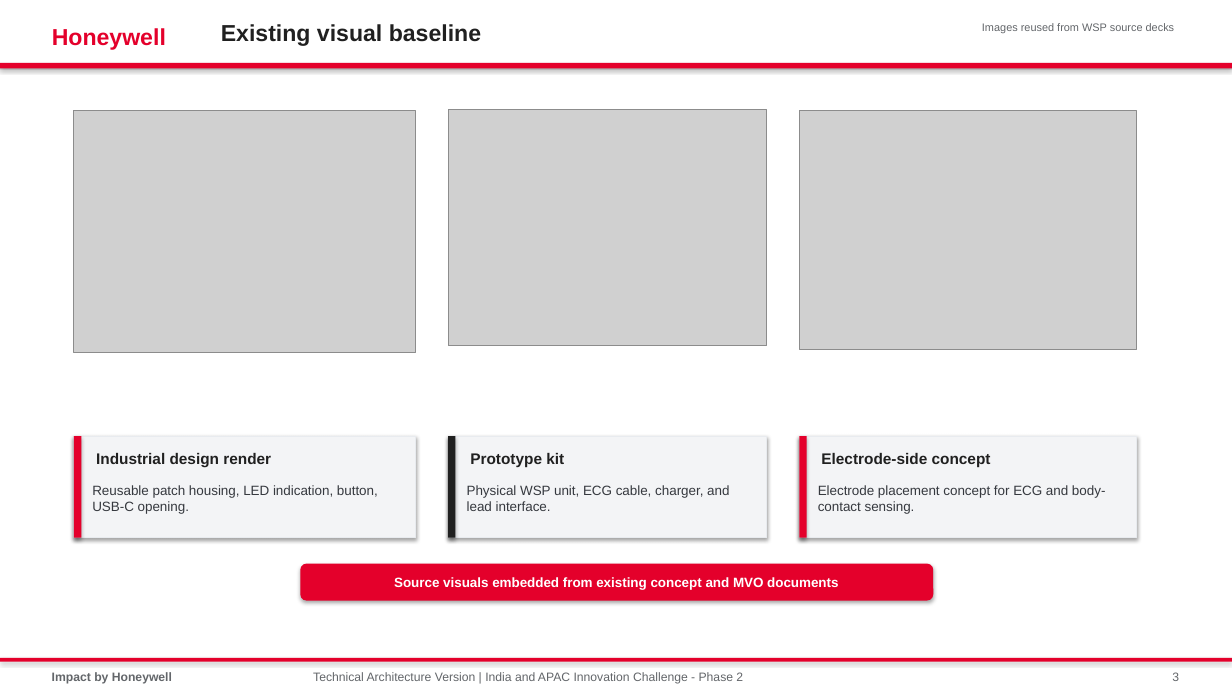
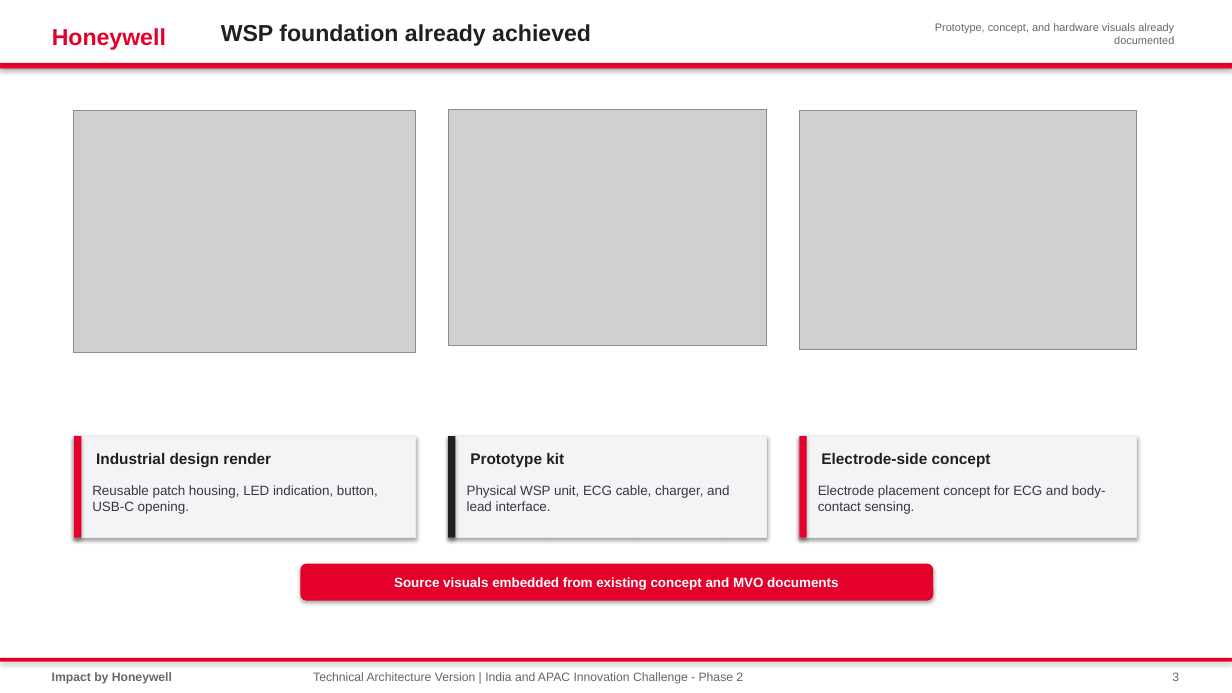
Before and after one commit to shyamnexus/HON_WSP_Innovation_Challenge, a slide deck: slide 3 of India_APAC_Innovation_Challenge_Phase2_Technical_Architecture_Version.pptx. Drawn at 1232x693 pixels with LibreOffice and Linux fonts; fonts in the diff are those of the drawing; grey boxes stand for pictures. Boxes give left, top, right and bottom in pixels: in the first picture for what was removed or moved away, otherwise in the second. Text is boxed around its words. In the diff, an @@ line names an element or a change of style, - is before the commit and + after.

```diff
--- a/India_APAC_Innovation_Challenge_Phase2_Technical_Architecture_Version.pptx
+++ b/India_APAC_Innovation_Challenge_Phase2_Technical_Architecture_Version.pptx
@@ text at [221,24,591,46]: text changed @@
-Existing visual baseline
+WSP foundation already achieved
@@ text at [935,23,1174,44]: text changed @@
-Images reused from WSP source decks
+Prototype, concept, and hardware visuals already documented
```
Also in this commit, not shown: 1 slide added, 1 other file.
